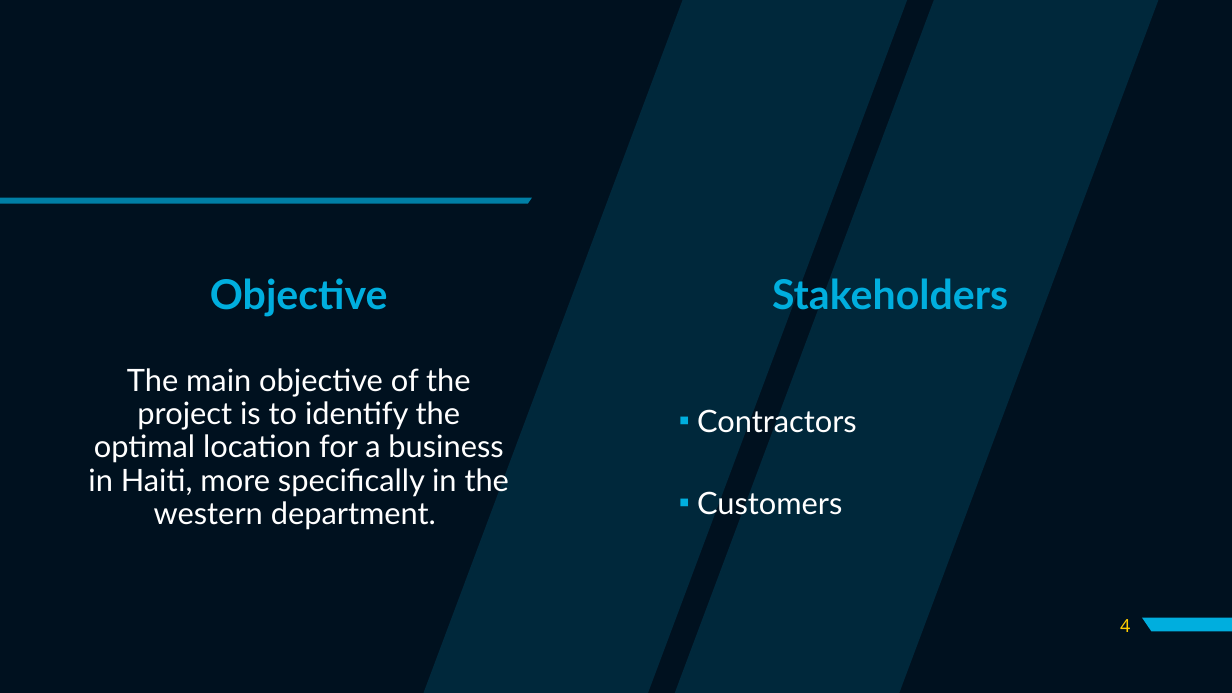
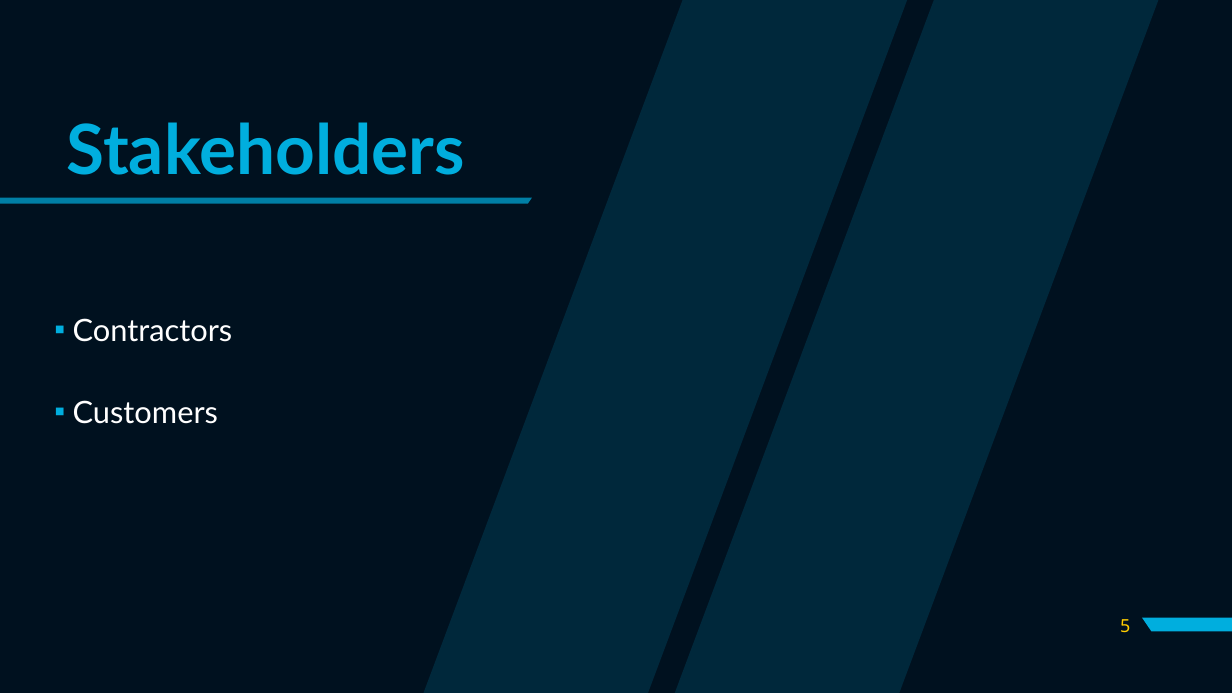
Before and after one commit to Ldave01/Best_Place_For_Business, a slide deck: slide 5 of Analyzing Business Location in Haiti.pptx (slide 4 before the commit). Drawn at 1232x693 pixels with LibreOffice and Linux fonts; fonts in the diff are those of the drawing. Boxes give left, top, right and bottom in pixels: in the first picture for what was removed or moved away, otherwise in the second. Text is boxed around its words. In the diff, an @@ line names an element or a change of style, - is before the commit and + after.

```diff
--- a/Analyzing Business Location in Haiti.pptx
+++ b/Analyzing Business Location in Haiti.pptx
@@ text "Stakeholders": place and size @@
-text "Stakeholders" at (772,278,1008,310)
+text "Stakeholders" at (67,122,465,175)
@@ text "Stakeholders" at (67,122,465,175): size 32 to 54 pt @@
@@ text "Contractors": place and size @@
-text "Contractors" at (697,409,857,515)
+text "Contractors" at (73,318,233,424)
@@ text removed at (210,278,388,317) @@
-Objective
@@ text removed at (88,368,509,530) @@
-The main objective of the project is to identify the optimal location for a business in Haiti, more specifically in the western department.
@@ page number at (1120,619,1130,633): text changed @@
-4
+5
```
Also in this commit, not shown: 4 other slides changed, 9 slides added, 8 slides removed, 4 other files.
